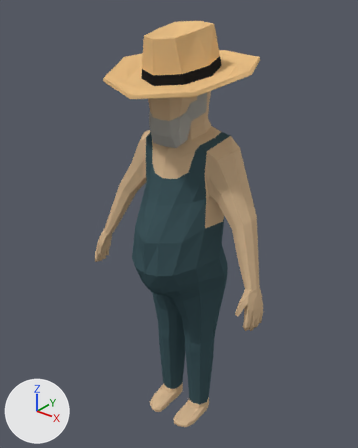
Before and after pictures for a commit that changed the Blender file Assets/Models/Man.blend.
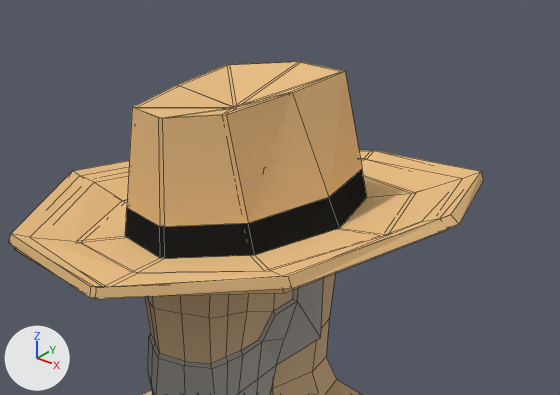
Each version is shown whole from a 50 mm camera at (6.23, -7.86, 10.24) aimed at (-0.19, 0.16, 5.27), then close up on the part from 28% to 80% of the width and 0% to 29% of the height. Lighting does not change. The marker at lower left points along +X, +Y and +Z. The close-ups show mesh edges as thin lines.
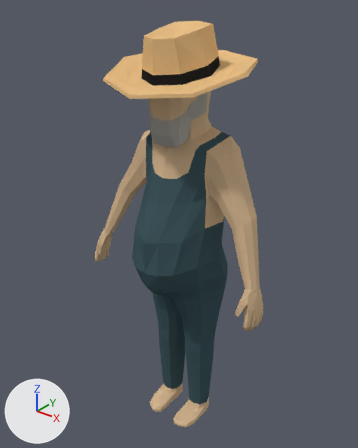
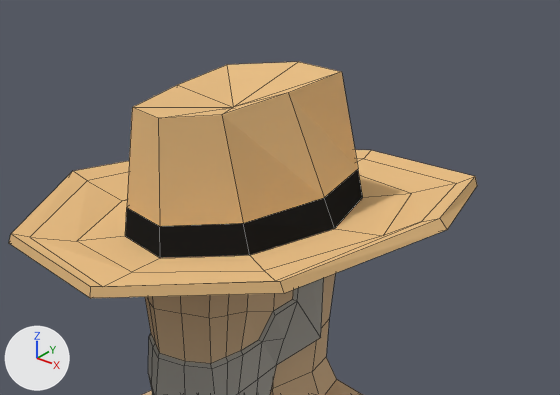
Pixel boxes [x1, y1, x2, y2] of what changed, in the close-ups (560 x 395 px):
'Cube', reshaped, modifiers changed: before [9, 62, 483, 395]; after [9, 62, 477, 395]
part 1 of me_cube_002, built on: before [147, 293, 274, 315]; after [142, 293, 274, 395]

What changed in the scene script:
```text
Change me_cube_002:
    used by ob_cube; location = (0.0, 0.0, 8.394); scale = (0.653, 0.653, 0.653)
    remove me_cube_002.from_pydata(...)  # 508 vertices, 497 faces; spans x -2.43..3.53, y -2.22..2.25, z -12.85..1.82
    add me_cube_002.from_pydata(...)  # 899 vertices, 914 faces; spans x -3.53..3.53, y -2.22..2.25, z -12.85..1.82
    me_cube_002 part 1: 3 vertices moved from x 0.71..0.74, y -0.81..0.21, z 0.49..1.17 to x 0.69..0.73, y -0.81..0.21, z 0.49..1.17; 391 vertices added at x -3.53..-0.06, y -1.84..1.54, z -12.85..1.46
Change ob_cube:
    remove _m = ob_cube.modifiers.new('Mirror', 'MIRROR')
    remove _m.use_clip = True
```
